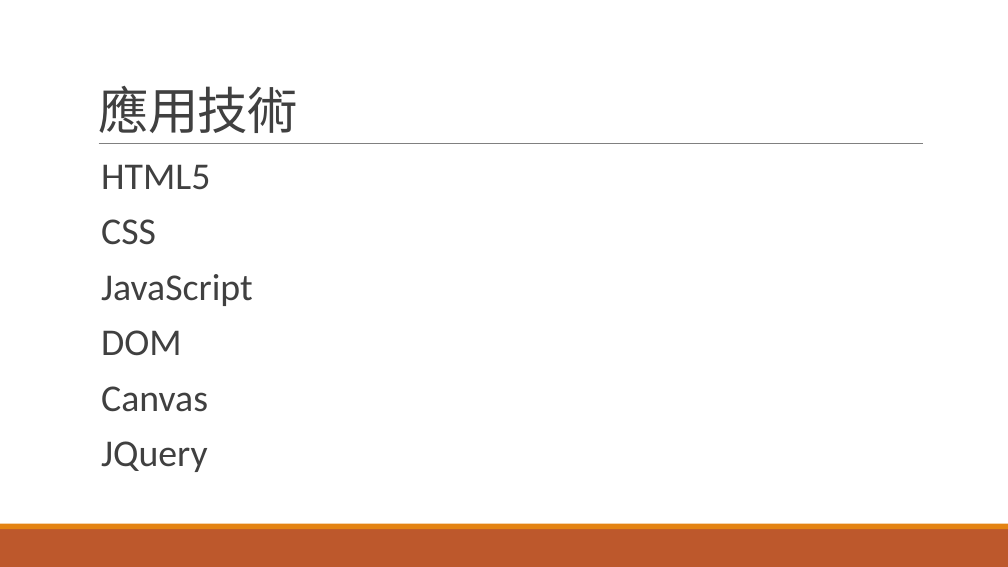
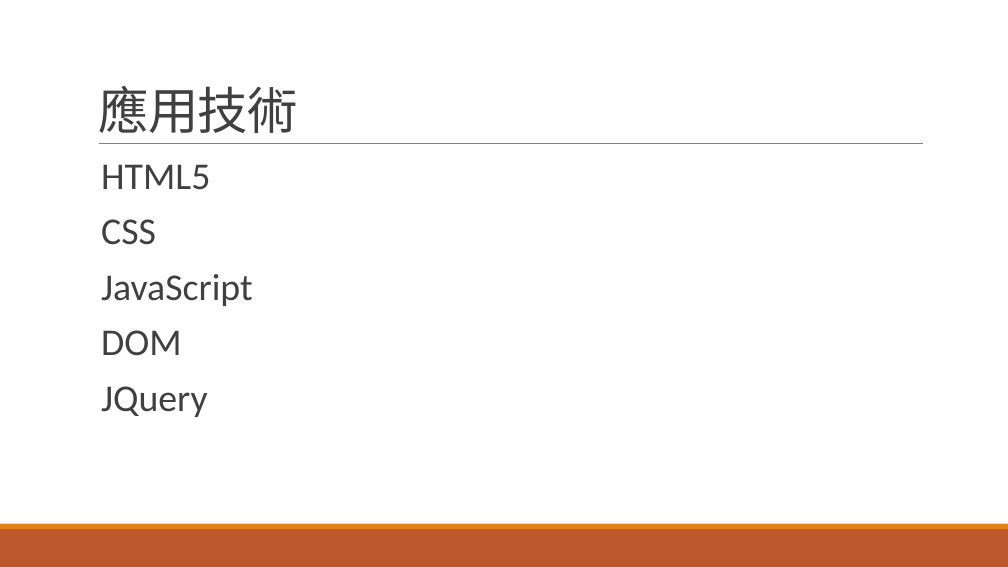
Before and after one commit to Chy1002/-, a slide deck: slide 5 of 說明文件.pptx. Drawn at 1008x567 pixels with LibreOffice and Linux fonts; fonts in the diff are those of the drawing. Boxes give left, top, right and bottom in pixels: in the first picture for what was removed or moved away, otherwise in the second. Text is boxed around its words. In the diff, an @@ line names an element or a change of style, - is before the commit and + after.

```diff
--- a/說明文件.pptx
+++ b/說明文件.pptx
@@ text at (101,386,208,412): paragraph removed @@
-  Canvas
```
